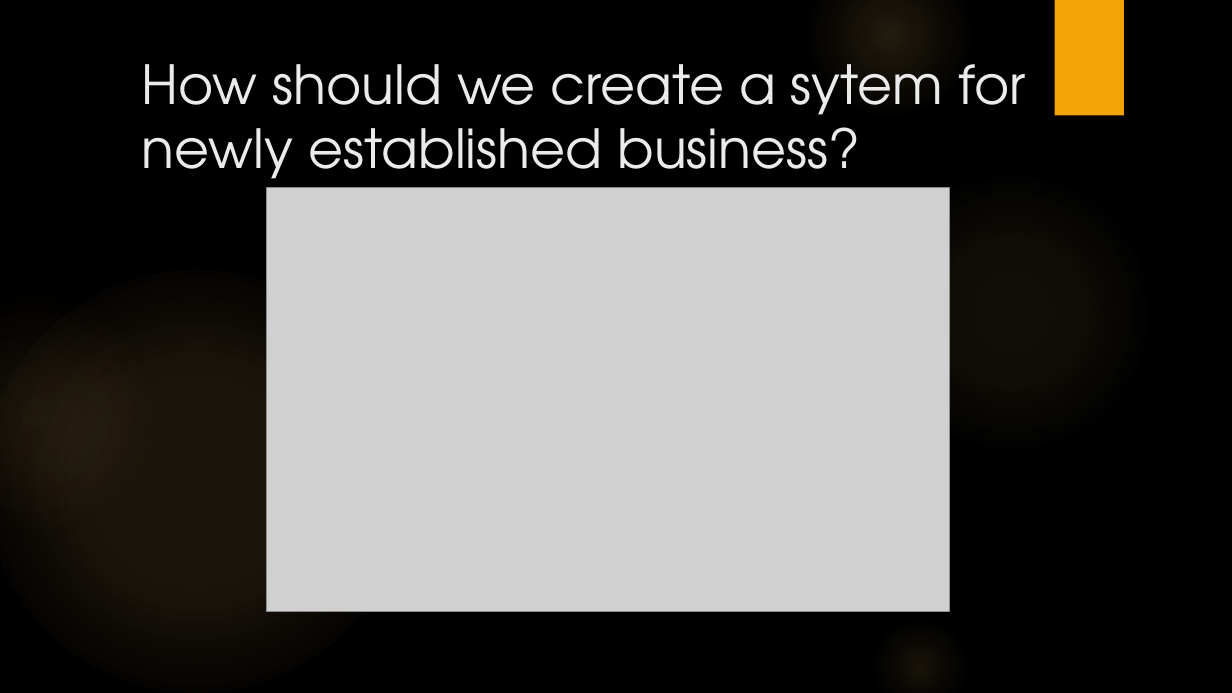
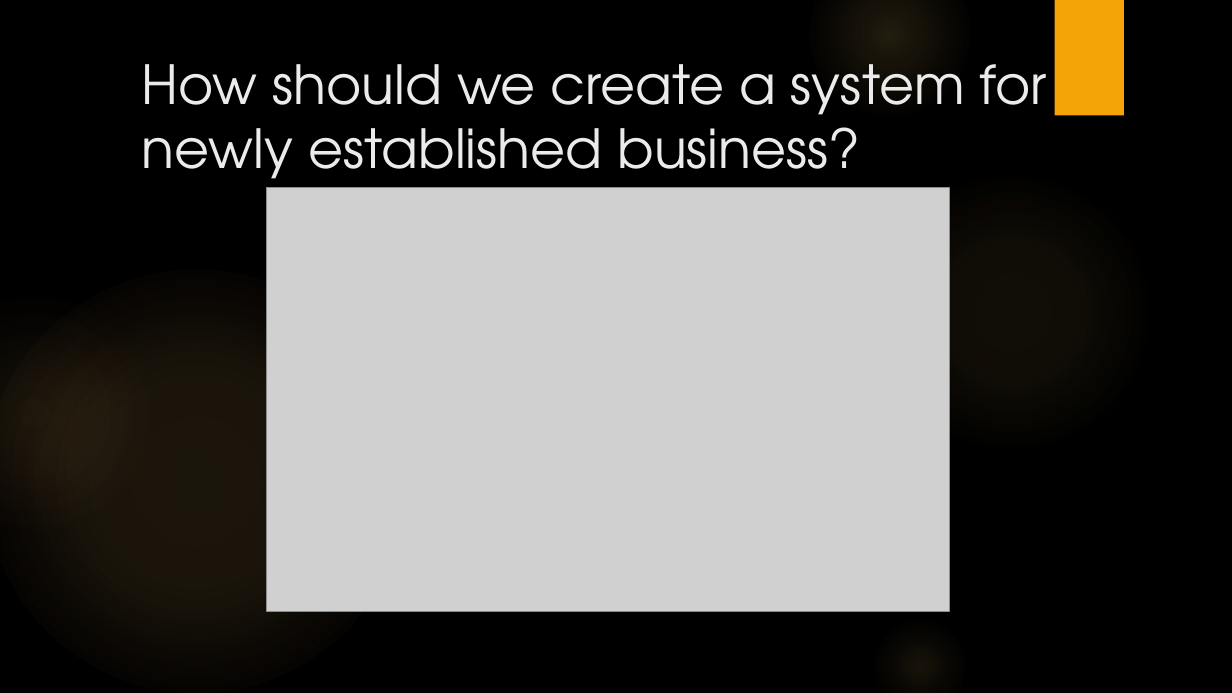
Before and after one commit to janix89/dmai0914-semester2-finalProject-group3, a slide deck: slide 4 of Report/Kad Zebras Deg.pptx. Drawn at 1232x693 pixels with LibreOffice and Linux fonts; fonts in the diff are those of the drawing; grey boxes stand for pictures; background and template pictures are left out. Boxes give left, top, right and bottom in pixels: in the first picture for what was removed or moved away, otherwise in the second. Text is boxed around its words. In the diff, an @@ line names an element or a change of style, - is before the commit and + after.

Commit message:
Slides

```diff
--- a/Report/Kad Zebras Deg.pptx
+++ b/Report/Kad Zebras Deg.pptx
@@ title at (142, 64, 1047, 194): text changed @@
-How should we create a sytem for newly established business?
+How should we create a system for newly established business?
```
Also in this commit, not shown: 1 slide added.
